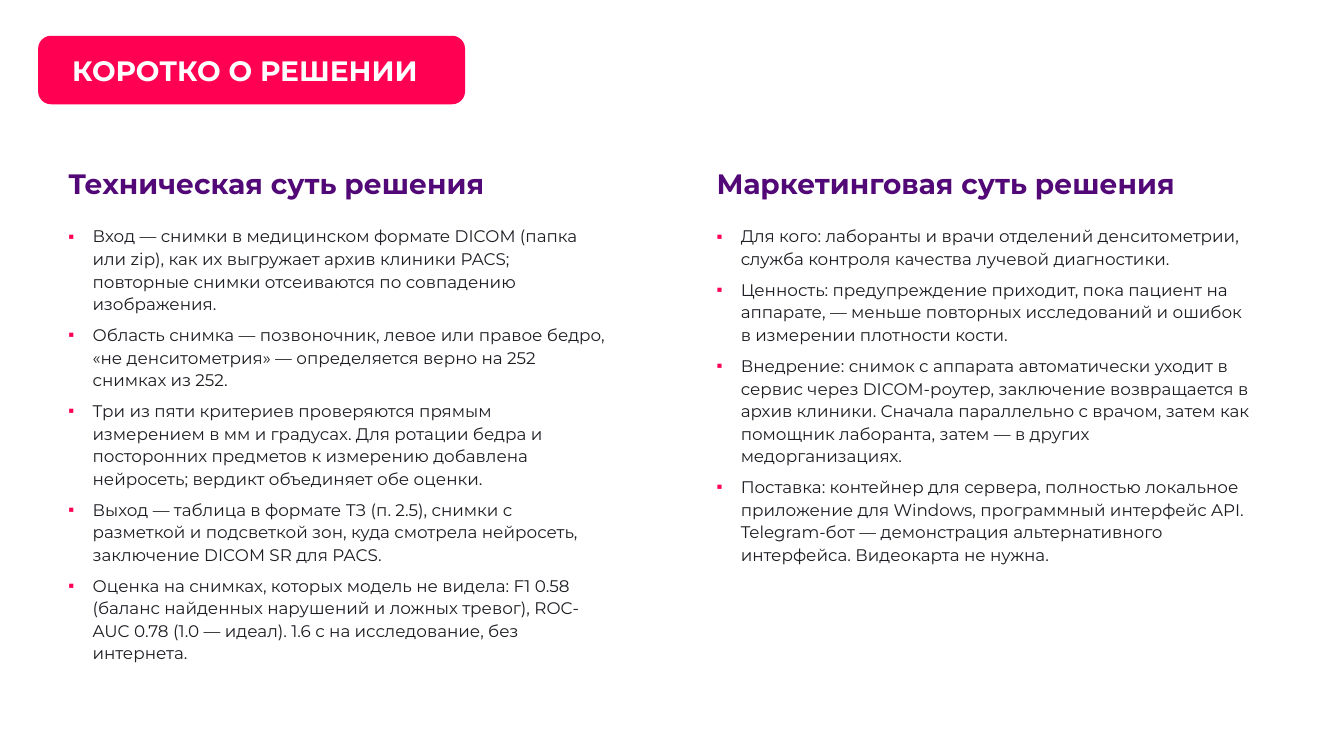
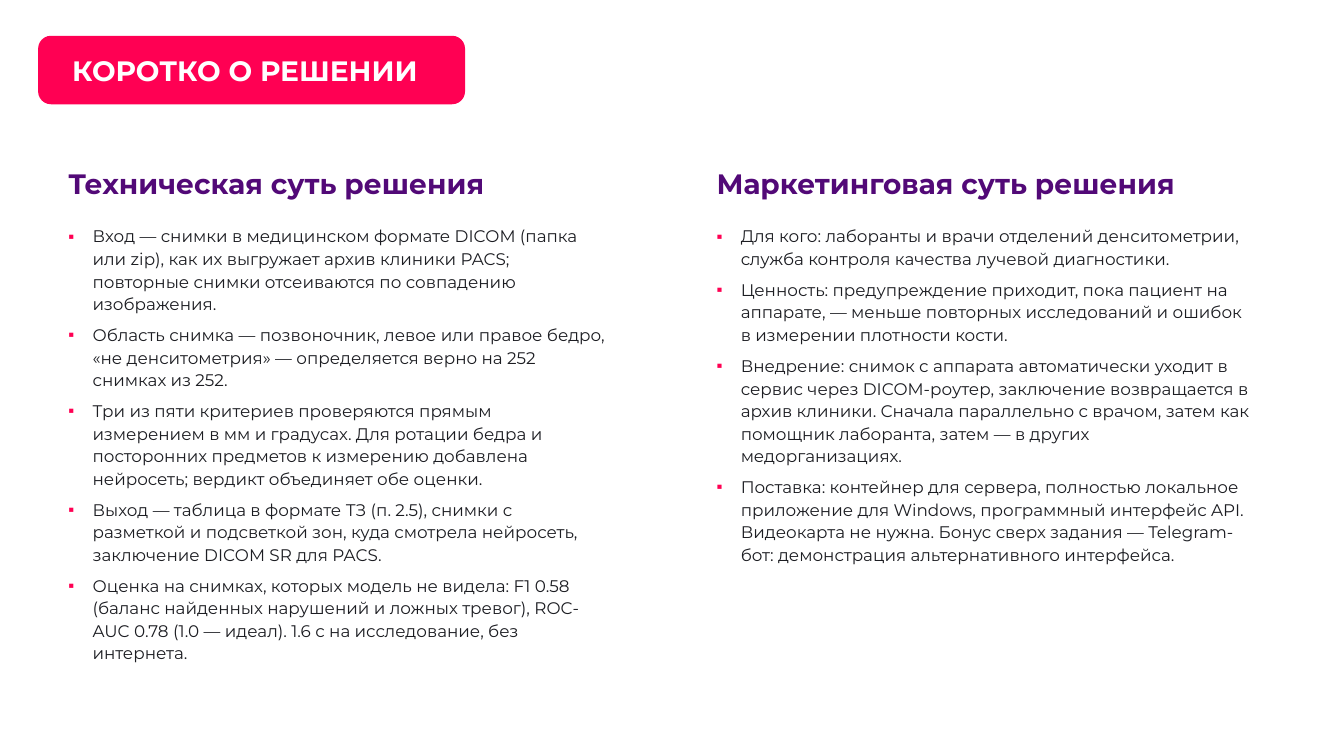
Before and after one commit to theorcos239/LCT_2026, a slide deck: slide 5 of docs/presentation/DXA_QC_pitch.pptx. Drawn at 1344x756 pixels with LibreOffice and Linux fonts; fonts in the diff are those of the drawing; background and template pictures are left out. Boxes give left, top, right and bottom in pixels: in the first picture for what was removed or moved away, otherwise in the second. Text is boxed around its words. In the diff, an @@ line names an element or a change of style, - is before the commit and + after.

```diff
--- a/docs/presentation/DXA_QC_pitch.pptx
+++ b/docs/presentation/DXA_QC_pitch.pptx
@@ text at (x1=741, y1=480, x2=1244, y2=565): text changed @@
-▪ Поставка: контейнер для сервера, полностью локальное приложение для Windows, программный интерфейс API. Telegram-бот — демонстрация альтернативного интерфейса. Видеокарта не нужна.
+▪ Поставка: контейнер для сервера, полностью локальное приложение для Windows, программный интерфейс API. Видеокарта не нужна. Бонус сверх задания — Telegram-бот: демонстрация альтернативного интерфейса.
```
Also in this commit, not shown: 10 other slides changed, 1 slide added, 1 slide removed, 12 other files.
